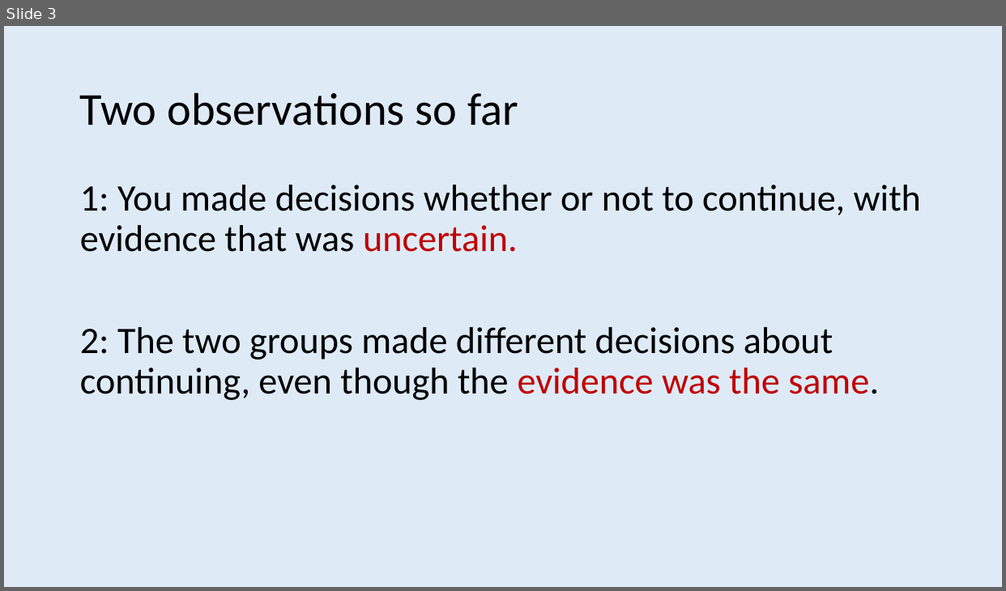
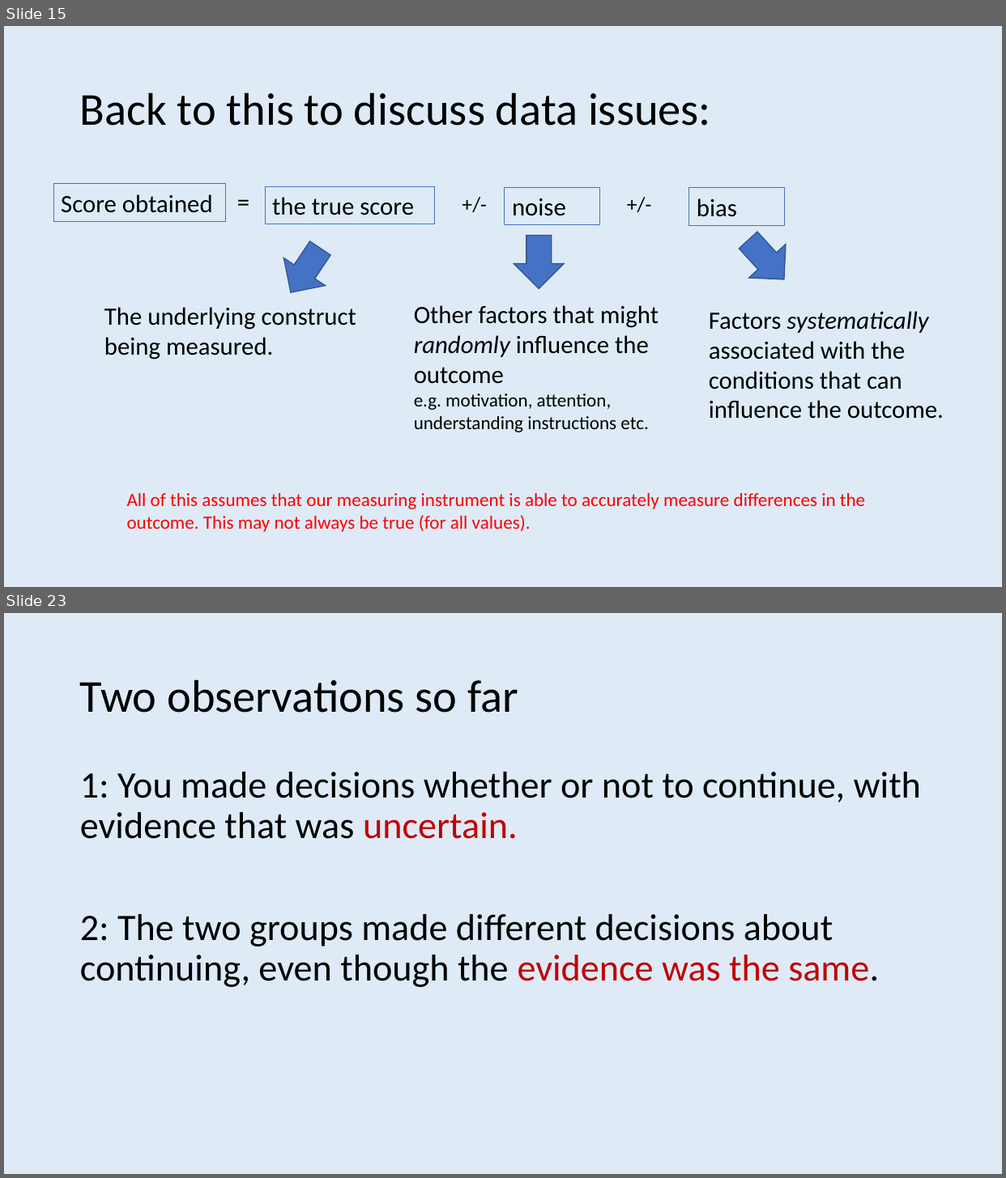
Before and after one commit to ajwills72/rmhealth-found, a slide deck: docs/statistical_inference.pptx. Shown one above the other, each under a label of ours: slide 3 before the commit, slides 15 and 23 after it; the slides between them are not shown. The pictures are 1006x591 and 1006x1178 pixels, drawn with LibreOffice and Linux fonts; fonts in the diff are those of the drawing. Boxes give left, top, right and bottom in pixels: in the first picture for what was removed or moved away, otherwise in the second. Text is boxed around its words. In the diff, an @@ line names an element or a change of style, - is before the commit and + after.

```diff
--- a/docs/statistical_inference.pptx
+++ b/docs/statistical_inference.pptx
@@ slide 15 added at (4,26,1002,587), background #DEEBF7 @@
@@ title added at (80,92,711,126), 44 pt, text #000000 @@
+Back to this to discuss data issues:
@@ rectangle added at (53,184,226,221), outline #4472C4 0.75 pt, 24 pt, text #000000 @@
+Score obtained
@@ text added at (230,182,266,220), 24 pt, text #000000 @@
+=
@@ rectangle added at (266,187,435,224), outline #4472C4 0.75 pt, 24 pt, text #000000 @@
+the true score
@@ text added at (454,188,505,220), 20 pt, text #000000 @@
++/-
@@ rectangle added at (505,188,600,225), outline #4472C4 0.75 pt, 24 pt, text #000000 @@
+noise
@@ text added at (620,187,670,220), 20 pt, text #000000 @@
++/-
@@ rectangle added at (690,188,785,225), outline #4472C4 0.75 pt, 24 pt, text #000000 @@
+bias
@@ down arrow added at (270,234,341,306), fill #4472C4, outline #325491 1 pt @@
@@ down arrow added at (513,236,564,288), fill #4472C4, outline #325491 1 pt @@
@@ down arrow added at (730,224,803,297), fill #4472C4, outline #325491 1 pt @@
@@ text added at (104,307,356,360), 24 pt, text #000000 @@
+The underlying construct being measured.
@@ text added at (414,305,658,433), 18 pt, text #000000 @@
+Other factors that might randomly influence the outcome
+e.g. motivation, attention, understanding instructions etc.
@@ text added at (709,311,944,419), 24 pt, text #000000 @@
+Factors systematically associated with the conditions that can influence the outcome.
@@ text added at (127,493,865,532), 18 pt, text #FF0000 @@
+All of this assumes that our measuring instrument is able to accurately measure differences in the outcome. This may not always be true (for all values).
@@ what was slide 3 is now slide 23 @@
```
Also in this commit, not shown: 7 slides changed, 22 other slides added, 13 slides removed, 4 other files.
